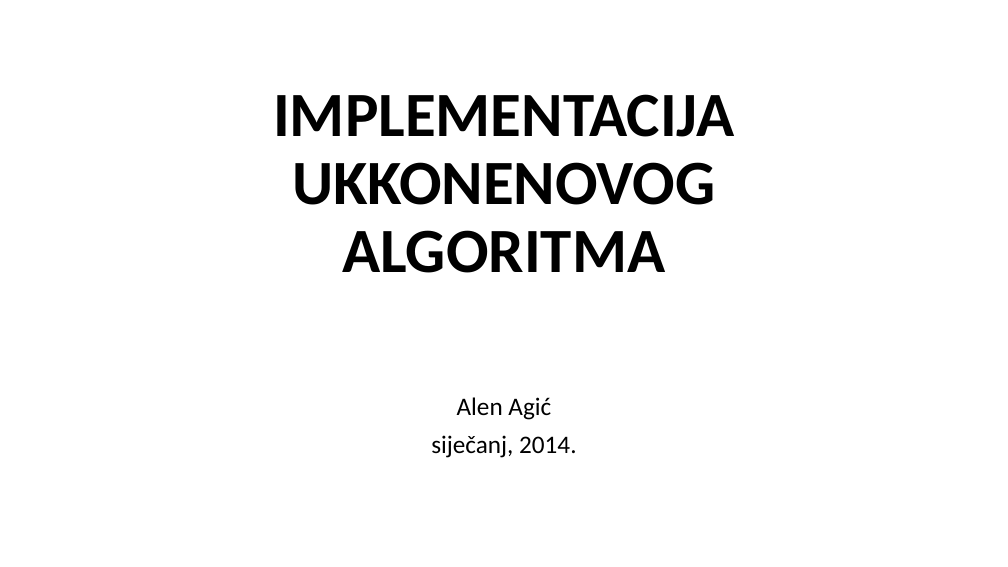
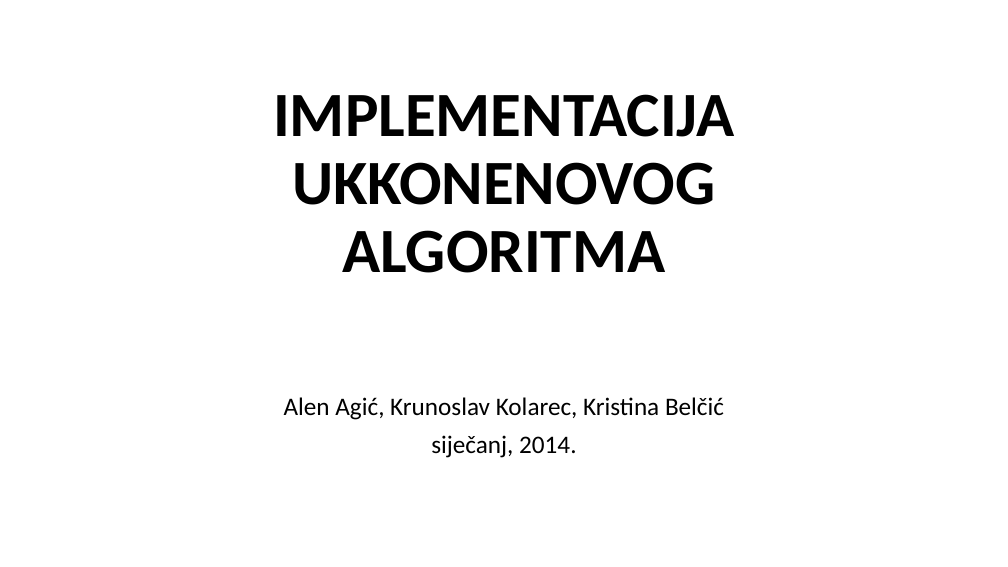
Before and after one commit to saiyadjin/Bioinformatika, a slide deck: slide 1 of IMPLEMENTACIJA UKKONENOVOG ALGORITMA.pptx. Drawn at 1008x567 pixels with LibreOffice and Linux fonts; fonts in the diff are those of the drawing. Boxes give left, top, right and bottom in pixels: in the first picture for what was removed or moved away, otherwise in the second. Text is boxed around its words. In the diff, an @@ line names an element or a change of style, - is before the commit and + after.

```diff
--- a/IMPLEMENTACIJA UKKONENOVOG ALGORITMA.pptx
+++ b/IMPLEMENTACIJA UKKONENOVOG ALGORITMA.pptx
@@ subtitle at [284,397,724,420]: text changed @@
-Alen Agić
+Alen Agić, Krunoslav Kolarec, Kristina Belčić
```
Also in this commit, not shown: 1 other slide changed, 4 slides added, 3 other files.
